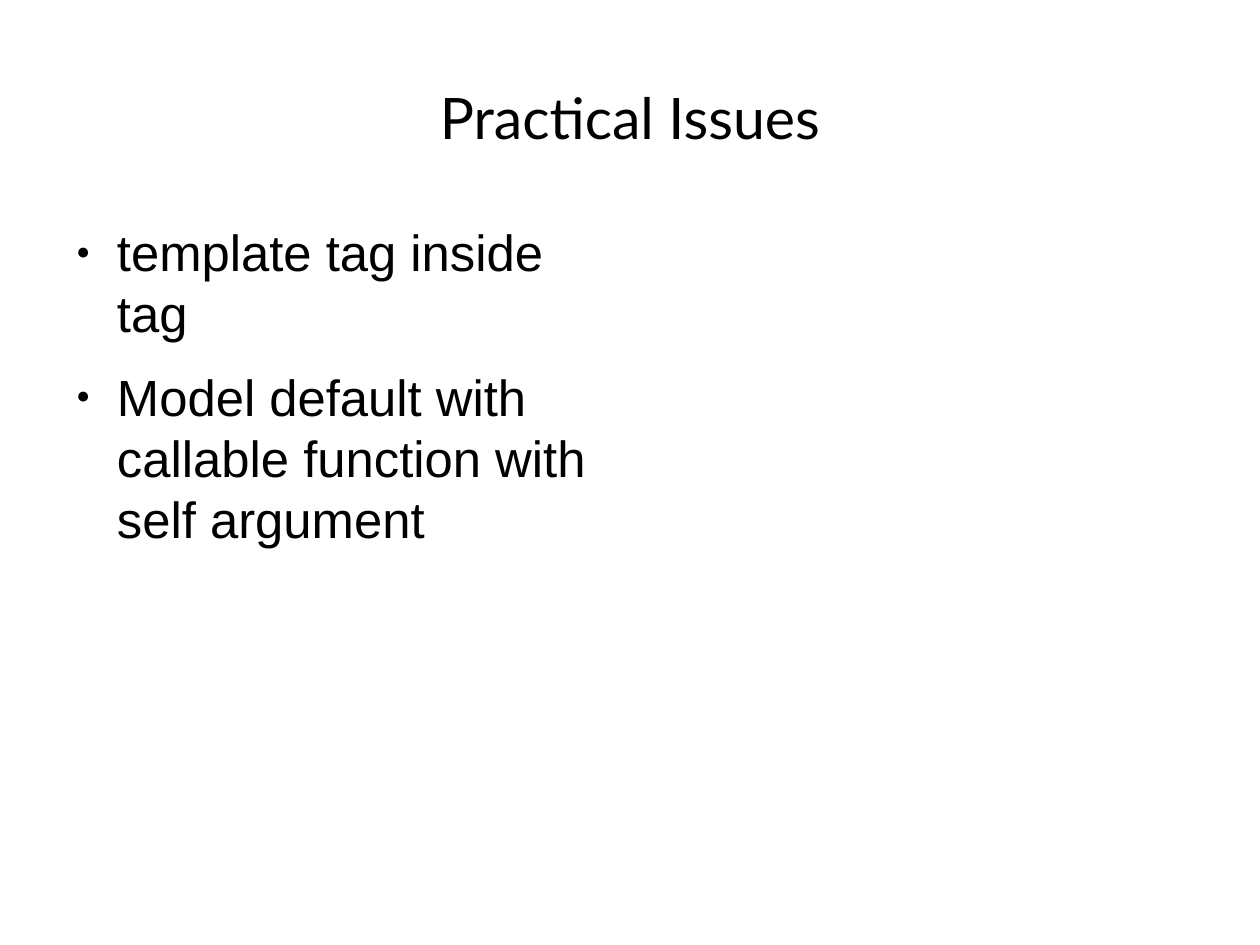
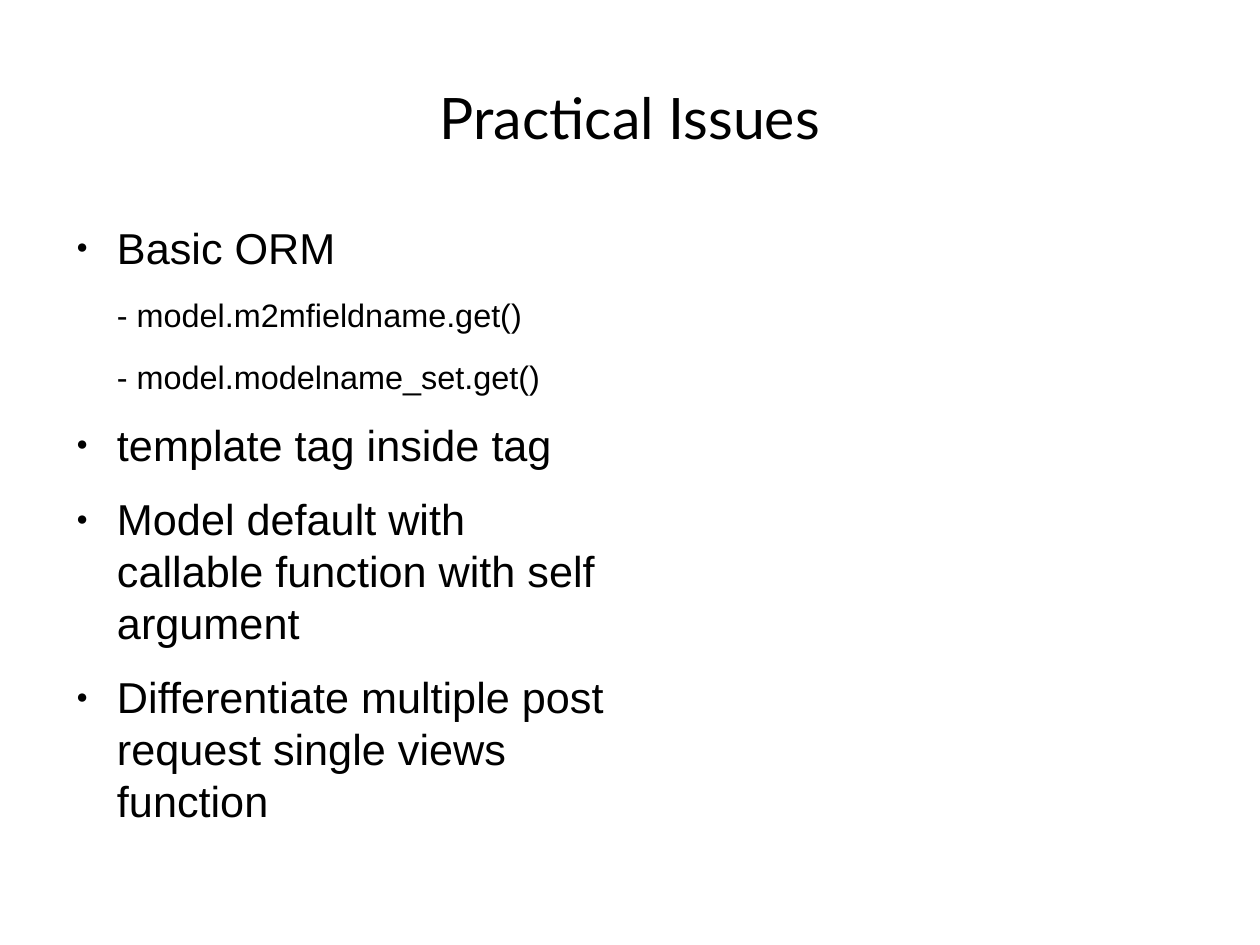
Before and after one commit to TedJeong/vipidly-vociferous, a slide deck: slide 5 of notes/웹부터앱까지.odp (slide 4 before the commit). Drawn at 1260x945 pixels with LibreOffice and Linux fonts; fonts in the diff are those of the drawing. Boxes give left, top, right and bottom in pixels: in the first picture for what was removed or moved away, otherwise in the second. Text is boxed around its words. In the diff, an @@ line names an element or a change of style, - is before the commit and + after.

```diff
--- a/notes/웹부터앱까지.odp
+++ b/notes/웹부터앱까지.odp
@@ text at <box>117,232,540,395</box>: paragraphs added @@
+● Basic ORM
+- model.m2mfieldname.get()
+- model.modelname_set.get()
@@ text at <box>117,429,594,647</box>: size 32 to 27.2 pt in "template tag inside tag", "Model default with callable function with self ..." @@
@@ text at <box>117,681,604,774</box>: paragraph added @@
+● Differentiate multiple post request single views function
```
Also in this commit, not shown: 2 slides added, 6 other files.
